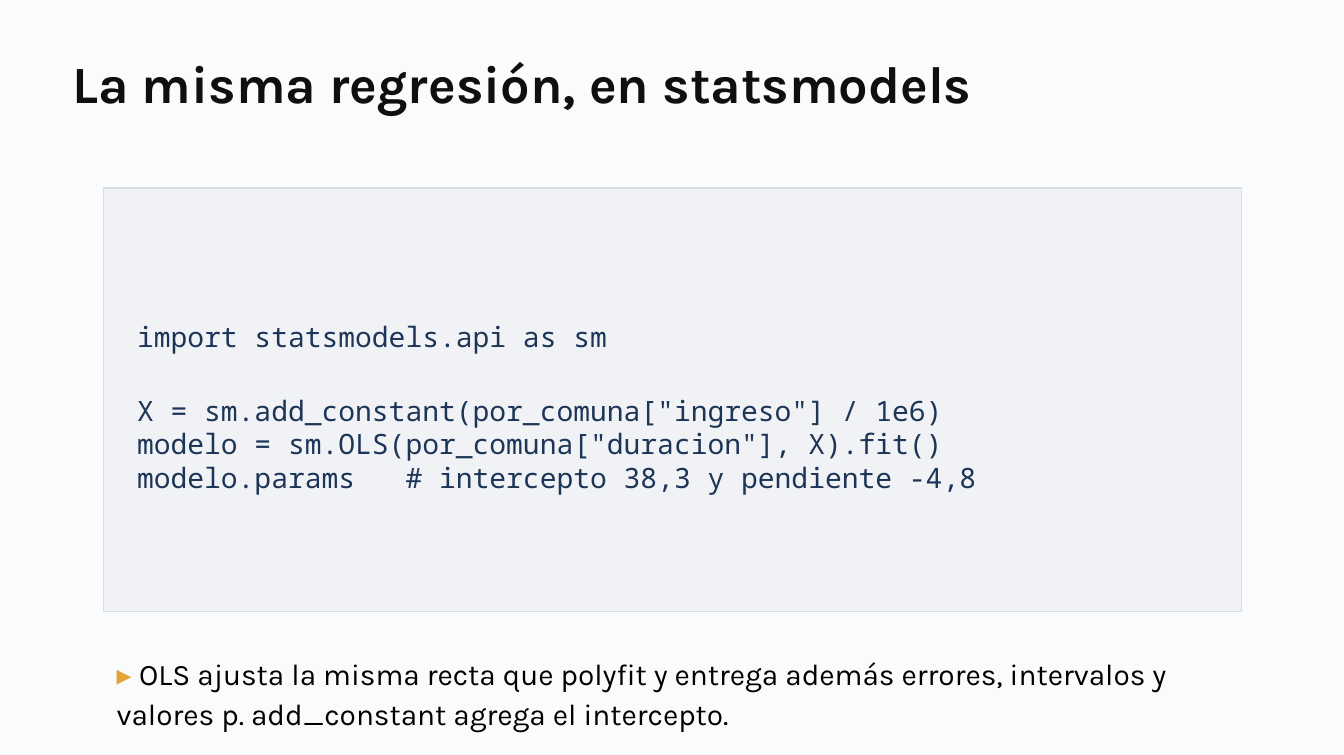
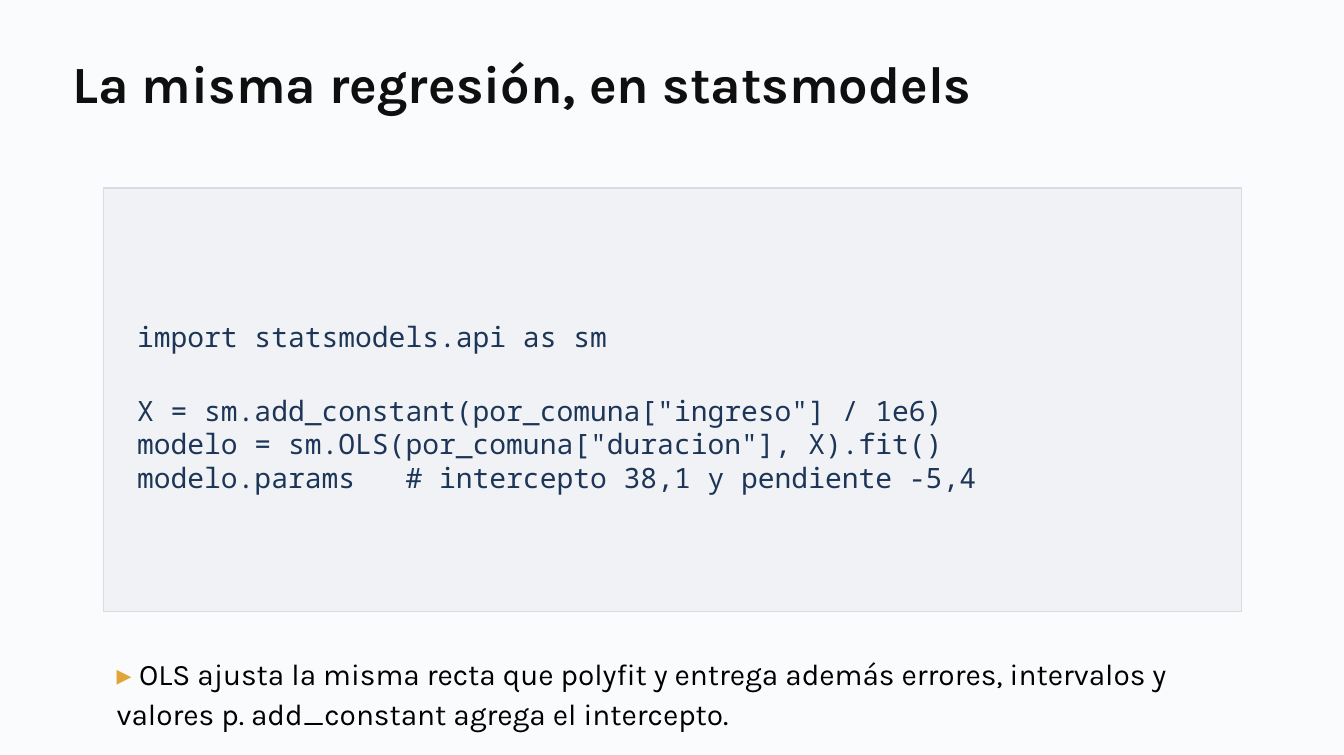
Before and after one commit to daniopitz/cienciadatos, a slide deck: slide 22 of presentaciones/clase04_regresion.pptx. Drawn at 1344x755 pixels with LibreOffice and Linux fonts; fonts in the diff are those of the drawing. Boxes give left, top, right and bottom in pixels: in the first picture for what was removed or moved away, otherwise in the second. Text is boxed around its words. In the diff, an @@ line names an element or a change of style, - is before the commit and + after.

```diff
--- a/presentaciones/clase04_regresion.pptx
+++ b/presentaciones/clase04_regresion.pptx
@@ text in rectangle at box(137, 466, 976, 495): text changed @@
-modelo.params # intercepto 38,3 y pendiente -4,8
+modelo.params # intercepto 38,1 y pendiente -5,4
```
Also in this commit, not shown: 11 other slides changed, 10 other files.
